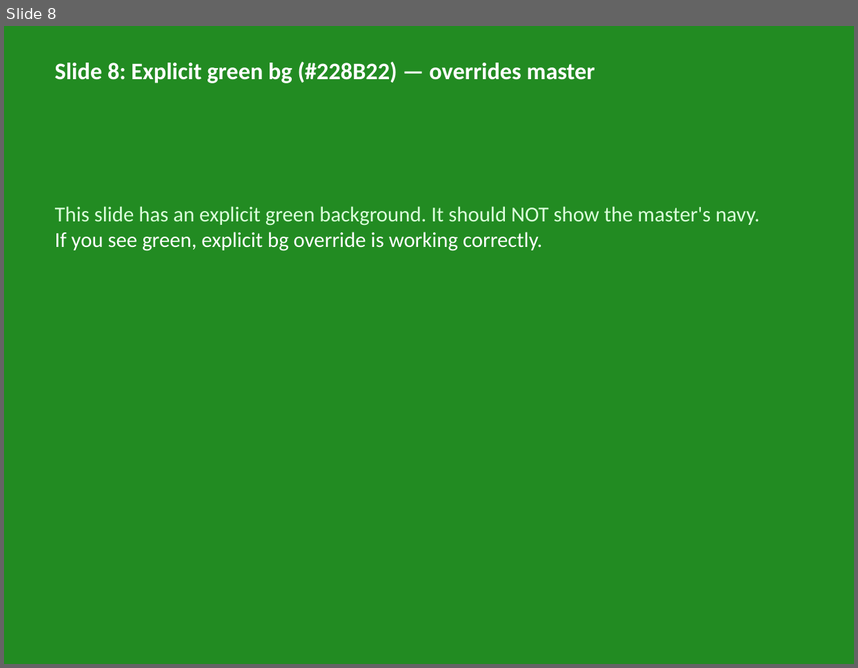
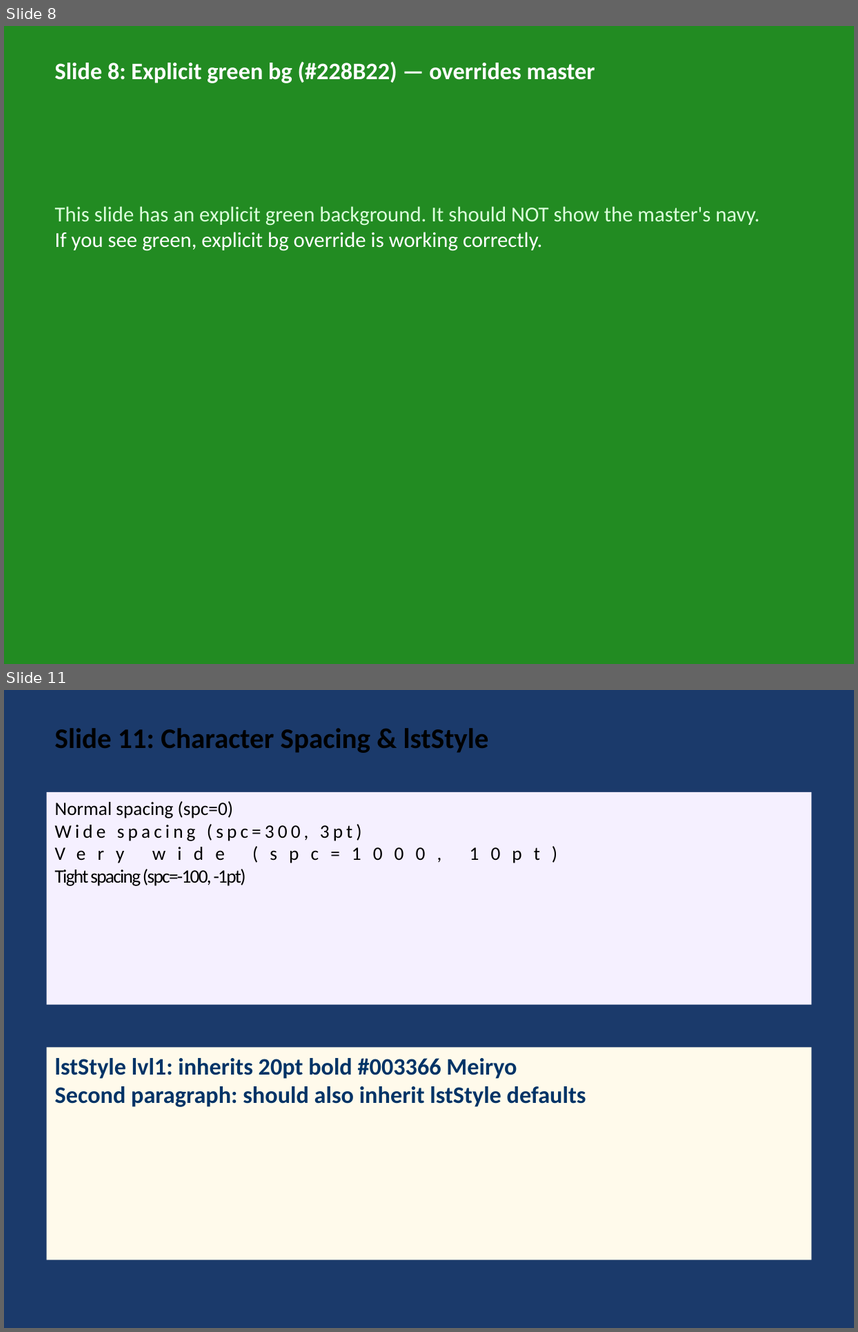
Before and after one commit to t-ujiie-g/pptx-svg, a slide deck: test_fixtures/test_features.pptx. Shown one above the other, each under a label of ours: slide 8 before the commit, slides 8 and 11 after it; the slides between them are not shown. The pictures are 858x668 and 858x1332 pixels, drawn with LibreOffice and Linux fonts; fonts in the diff are those of the drawing. Boxes give left, top, right and bottom in pixels: in the first picture for what was removed or moved away, otherwise in the second. Text is boxed around its words. In the diff, an @@ line names an element or a change of style, - is before the commit and + after.

Commit message:
feat: Enhance text rendering and serialization with line and character spacing support
- Implemented line spacing handling in `para_line_height` function to support both EMU and percentage values.
- Updated text rendering functions to accommodate East Asian fonts and character spacing attributes.
- Enhanced serialization of text properties to include line spacing and character spacing in the output XML.
- Added tests for East Asian font handling, line spacing, and character spacing to ensure proper functionality.
- Updated test fixtures to reflect the new features and validate the output.

```diff
--- a/test_fixtures/test_features.pptx
+++ b/test_fixtures/test_features.pptx
@@ slide 11 added at (4, 690, 854, 1328), background #1B3A6B @@
@@ text added at (55, 728, 489, 753), 24 pt, text #000000, bold @@
+Slide 11: Character Spacing & lstStyle
@@ rectangle added at (47, 792, 811, 1005), fill #F5F0FF, 16 pt, text #000000 @@
+Normal spacing (spc=0)
+Wide spacing (spc=300, 3pt)
+Very wide (spc=1000, 10pt)
+Tight spacing (spc=-100, -1pt)
@@ rectangle added at (47, 1047, 811, 1259), fill #FFFAEB, 20 pt, text #003366, bold @@
+lstStyle lvl1: inherits 20pt bold #003366 Meiryo
+Second paragraph: should also inherit lstStyle defaults
```
Also in this commit, not shown: 2 other slides added, 8 other files.
